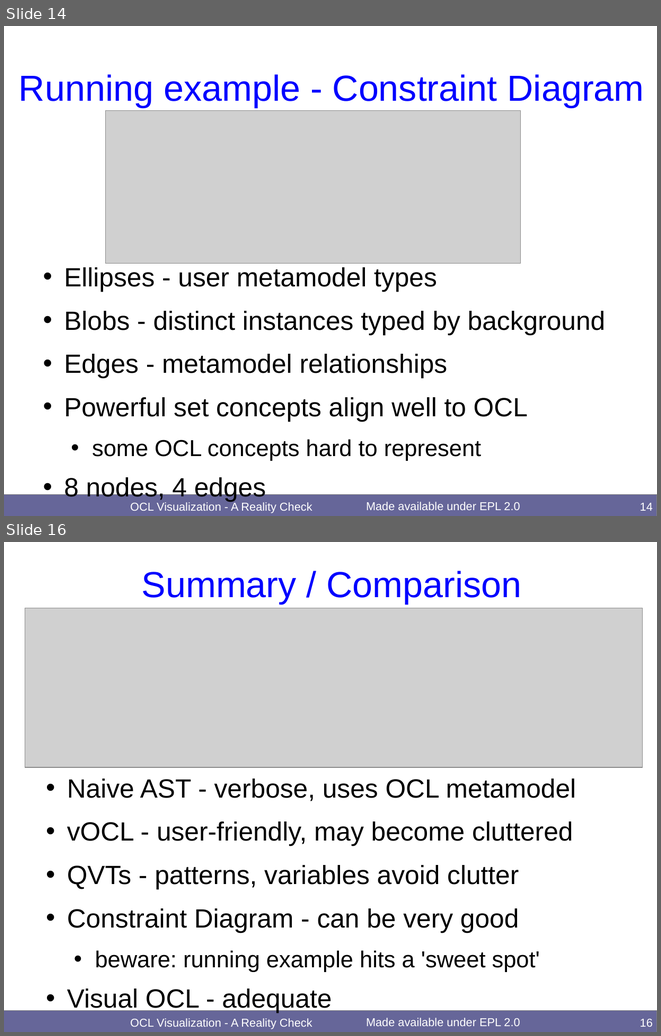
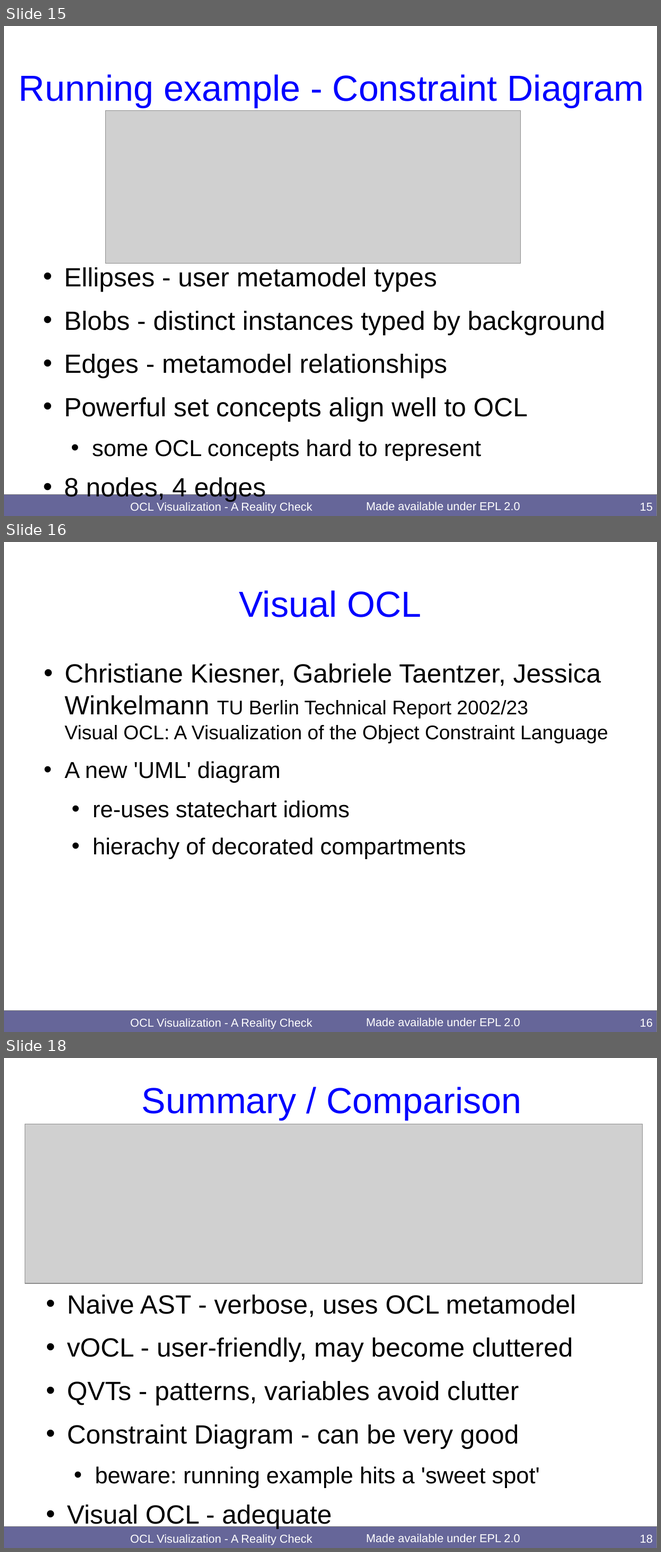
Before and after one commit to eclipse-ocl/ocl-website, a slide deck: ocl/docs/publications/OCL2019Visuals/OCLVisualization.odp. Shown one above the other, each under a label of ours: slides 14 and 16 before the commit, slides 15, 16 and 18 after it; the slides between them are not shown. The pictures are 661x1036 and 661x1552 pixels, drawn with LibreOffice and Linux fonts; fonts in the diff are those of the drawing; grey boxes stand for pictures. Boxes give left, top, right and bottom in pixels: in the first picture for what was removed or moved away, otherwise in the second. Text is boxed around its words. In the diff, an @@ line names an element or a change of style, - is before the commit and + after.

Commit message:
[ocl] Final Keynote / Visualization / Map Type slides

```diff
--- a/ocl/docs/publications/OCL2019Visuals/OCLVisualization.odp
+++ b/ocl/docs/publications/OCL2019Visuals/OCLVisualization.odp
@@ slide 16 added at (4, 542, 657, 1032), background #FFFFFF; not listed: 2 template elements that a slide beside it also shows @@
@@ title added at (239, 590, 421, 617), 44 pt, text #0000FF @@
+Visual OCL
@@ text added at (64, 663, 608, 859), 24 pt, text #000000 @@
+• Christiane Kiesner, Gabriele Taentzer, Jessica Winkelmann TU Berlin Technical Report 2002/23
+  Visual OCL: A Visualization of the Object Constraint Language
+• A new 'UML' diagram
+  • re-uses statechart idioms
+  • hierachy of decorated compartments
@@ text added at (130, 1018, 312, 1029), 14 pt, text #FFFFFF @@
+OCL Visualization - A Reality Check
@@ page number added at (640, 1018, 653, 1026), 14 pt, text #FFFFFF @@
+16
@@ what was slide 14 is now slide 15 @@
@@ page number at (640, 502, 653, 510): text changed @@
-14
+15
@@ what was slide 16 is now slide 18 @@
```
Also in this commit, not shown: 5 slides changed, 1 other slide added, 2 other files.
